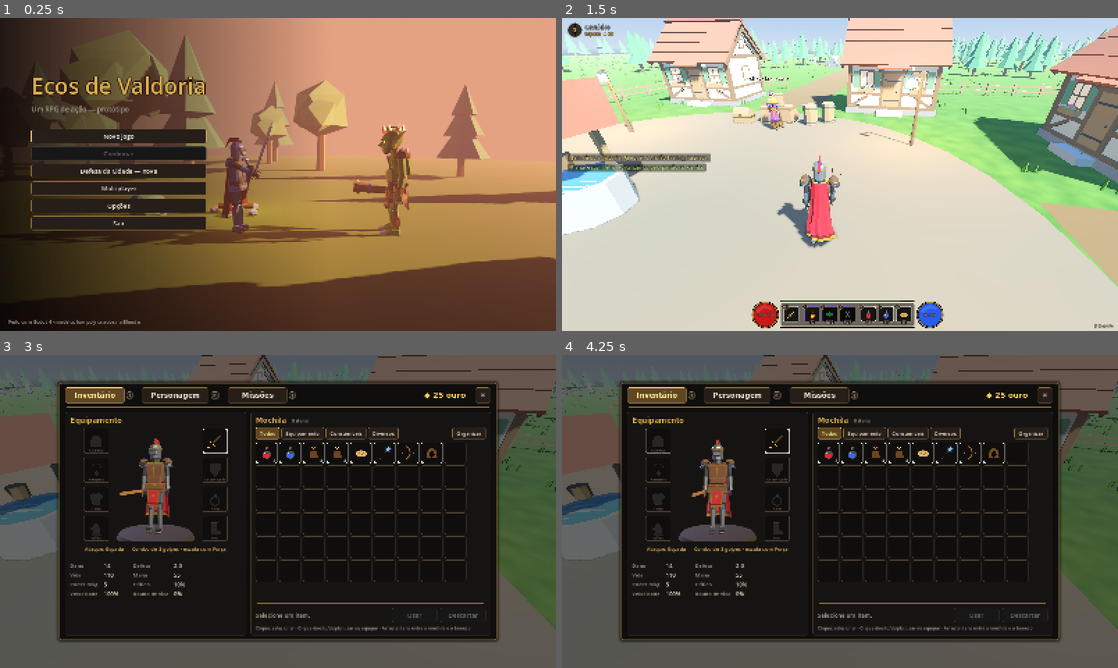
Above: before the commit, frames 1-4 (two rows, left to right).
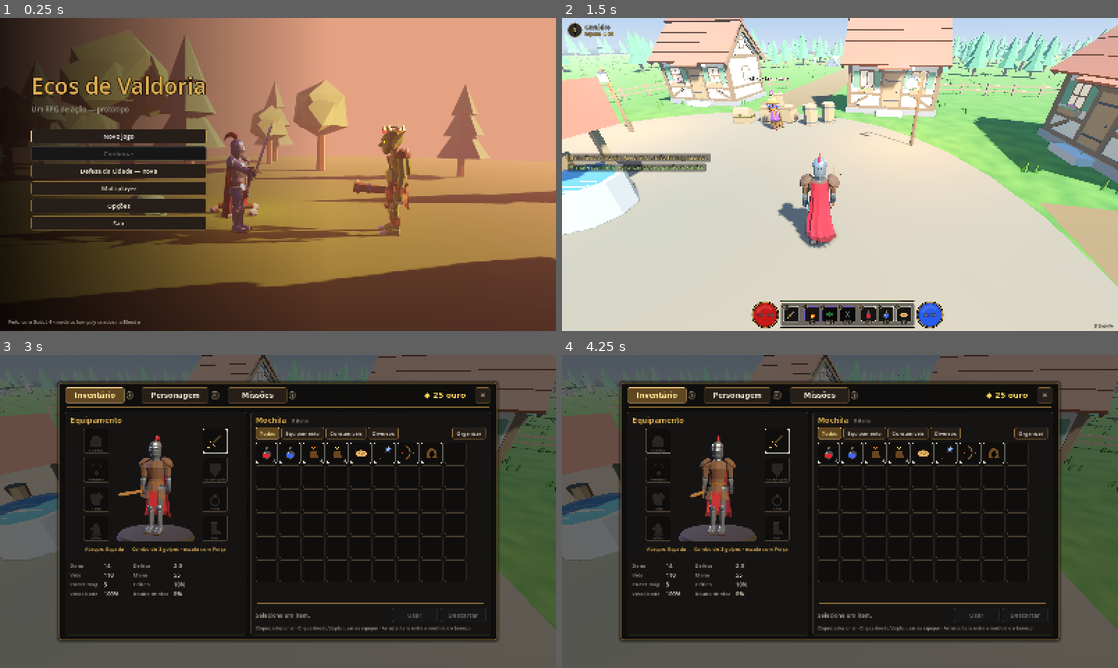
Above: after the commit, the same moments.

Repository: thyxbr/farm-survivors
Game: Godot game, scene res://scenes/main_menu.tscn
The game is run twice, just before and just after one commit, with the same random seed, the same clock (stepped at 60 frames per second) and the same inputs.
Inputs (mouse positions are in pixels of both pictures, inside the frame that each line leads up to):
- Up to frame 1 (0.25 s): no input
- Up to frame 2 (1.5 s): click "Novo jogo" at 0.5 s; tap Enter (ui_accept) at 1.25 s; move the mouse to (867, 174) at 1.27 s; press the mouse at (867, 174) at 1.28 s; hold W (move_forward) from 1.28 s (still down)
- Up to frame 3 (3 s): tap Space (jump) at 1.52, 2.27 s; move the mouse to (250, 511) at 2.02 s; release the mouse at (250, 511) at 2.03 s; tap C (character) at 2.1 s; release W (move_forward) at 2.75 s; click "Inventário" at 2.75 s
- Up to frame 4 (4.25 s): move the mouse to (656, 439) at 3.52 s; hold D (move_right) from 3.53 s (still down); tap Ctrl (dodge) at 3.6 s; click (656, 439) at 3.67 s

The runs differ from the first frame. In frame 1, 0.5% of the frame differs, in the area x 14-49%, y 35-72%; in frame 2, 0.6%; in frame 3, 0.7%, in the area x 21-32%, y 25-58%; in frame 4, 0.7%.

Commit message:
Refaz o cavaleiro sobre um corpo-base humanoide em loft
- tools/blender/body.py: gerador reutilizável de corpo-base feito de anéis de
  seção transversal ligados (superelipse com frente/costas, quilha, chanfro de
  1 segmento), proporções parametrizadas (altura, cabeças, ombros, cintura,
  quadril, membros, mãos, pés), rig de pivôs e punho com dedos sugeridos.
- build_knight: 7,5 cabeças, membros contínuos que afinam, armadura em camadas
  derivada das seções do corpo (couraça com volume + plackart, 3 lâminas de
  fauld + tassets, cinto com fivela, ombreiras em lâminas, braçadeiras,
  cotoveleiras, joelheiras, grevas com crista, sabatons em degraus).
  4.950 tris, 31 malhas (antes ~95), 10 materiais.
- Novos pivôs KneeL/KneeR e ElbowL/ElbowR, retos (animação atual inalterada).
- knight_look.gd: listas de peças atualizadas para as peças juntadas.
- preview_single/preview_closeup leem os modelos relativos ao script (worktrees).

Co-Authored-By: Claude Opus 5.5 <noreply@anthropic.com>

Diff:
--- a/scripts/player/knight_look.gd
+++ b/scripts/player/knight_look.gd
@@ -6,14 +6,13 @@
 
 ## Peças do modelo knight.glb tingidas por cada espaço de equipamento.
 const PARTS := {
-	"head": ["Helmet", "HelmetDome", "Visor", "HelmetBand"],
-	"armor": ["Torso", "Plackart", "ChestRidge", "Fauld1", "Fauld2", "ArmL_Pauldron", "ArmR_Pauldron"],
-	"hands": ["ArmL_Gauntlet", "ArmR_Gauntlet", "ArmL_Hand", "ArmR_Hand", "ArmL_Thumb", "ArmR_Thumb"],
-	"feet": ["LegL_Sabaton", "LegR_Sabaton", "LegL_Greave", "LegR_Greave", "LegL_SabPlate0", "LegR_SabPlate0",
-		"LegL_SabPlate1", "LegR_SabPlate1"],
+	"head": ["Helmet", "HelmetDome"],
+	"armor": ["Torso", "Fauld", "ArmL_Pauldron", "ArmR_Pauldron"],
+	"hands": ["ArmL_Gauntlet", "ArmR_Gauntlet", "ArmL_Hand", "ArmR_Hand"],
+	"feet": ["LegL_Sabaton", "LegR_Sabaton"],
 }
-const SWORD_PARTS := ["Grip", "Pommel", "Guard", "Blade", "BladeTip"]
-const SHIELD_PARTS := ["ShieldRim", "Shield", "ShieldCrossV", "ShieldCrossH", "ShieldBoss"]
+const SWORD_PARTS := ["Grip", "Blade"]
+const SHIELD_PARTS := ["ShieldRim", "Shield"]
 ## Quanto o suporte da arma "desfaz" a rotação do braço (cajado fica quase de pé, arco fica vertical ao mirar).
 const COUNTER := {"sword": 0.0, "staff": 0.75, "bow": 1.0}
 
Binary file changed: assets/models/knight.glb
Not shown, changed: .claude/skills/references/godot-3d-pipeline.md
